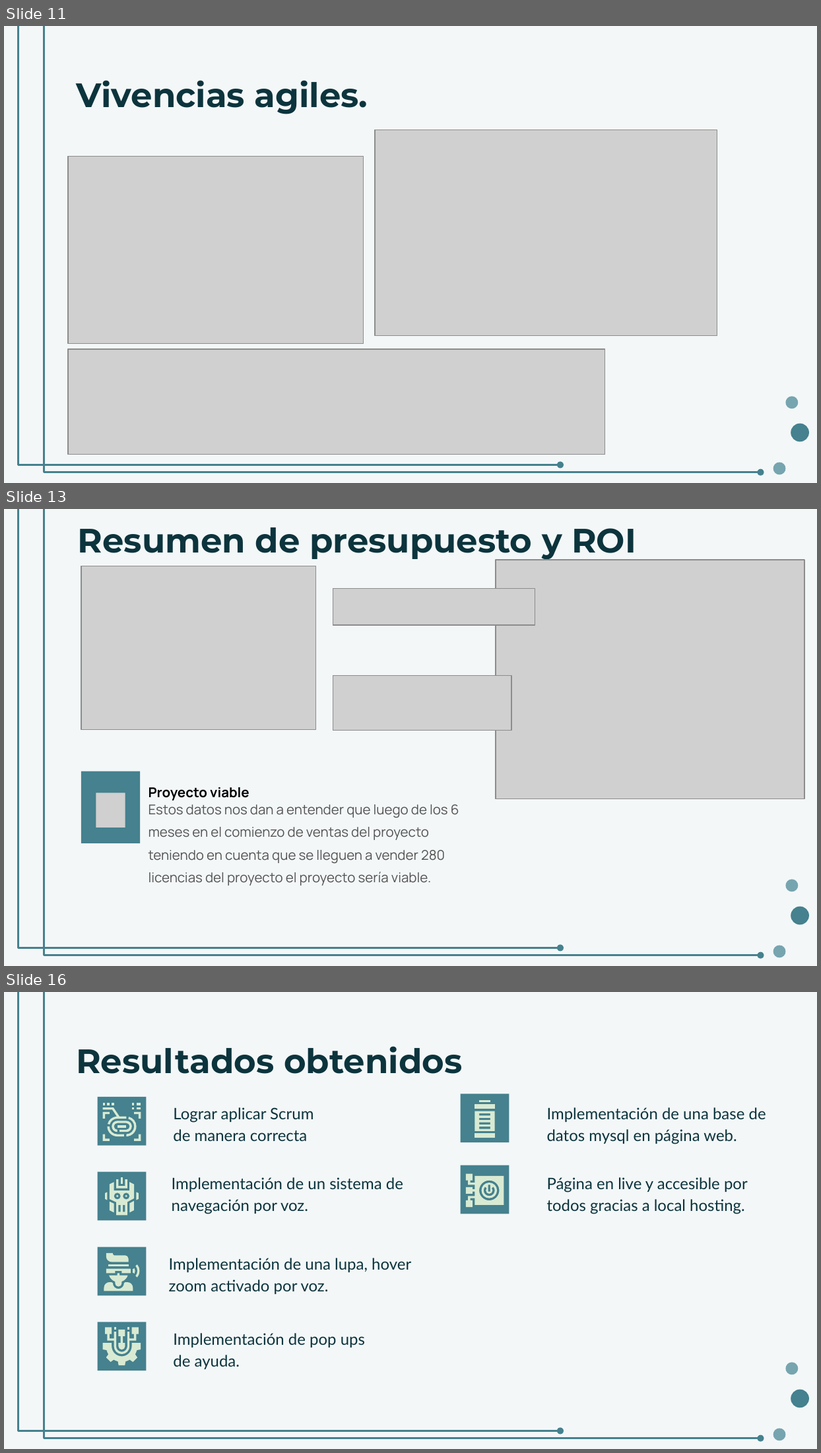
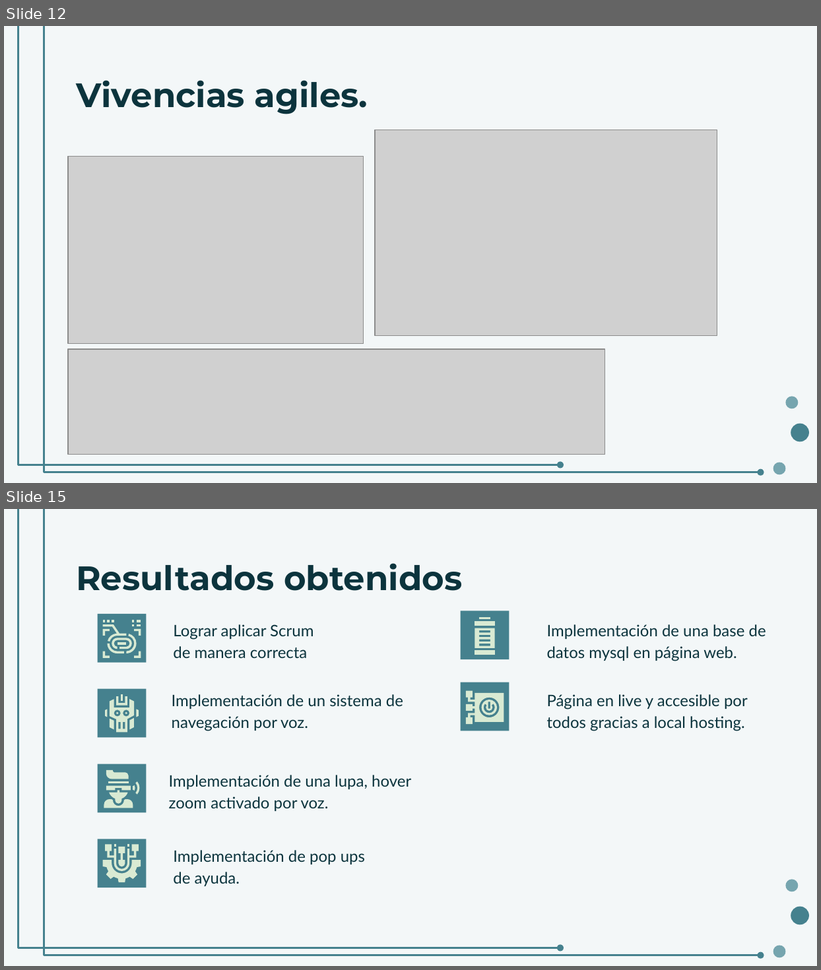
Before and after one commit to FelipeMunhoz18/FelipeMunhoz18-Bravo-Vargas-Munoz-Docs, a slide deck: Evidencias del Proyecto/Capstone ppt.pptx. Shown one above the other, each under a label of ours: slides 11, 13 and 16 before the commit, slides 12 and 15 after it; the slides between them are not shown. The pictures are 821x1453 and 821x970 pixels, drawn with LibreOffice and Linux fonts; fonts in the diff are those of the drawing; grey boxes stand for pictures. Boxes give left, top, right and bottom in pixels: in the first picture for what was removed or moved away, otherwise in the second. Text is boxed around its words. In the diff, an @@ line names an element or a change of style, - is before the commit and + after.

Commit message:
Se subió el ppt y codigo fuente a evidencias del proyecto.

```diff
--- a/Evidencias del Proyecto/Capstone ppt.pptx
+++ b/Evidencias del Proyecto/Capstone ppt.pptx
@@ slide 13 removed at [4,509,817,966], background #F3F7F8; not listed: 5 template elements that a slide beside it also shows @@
@@ title removed at [78,527,636,561] @@
-Resumen de presupuesto y ROI
@@ picture removed at [81,566,316,729] @@
@@ picture removed at [496,560,805,799] @@
@@ picture removed at [333,589,535,625] @@
@@ picture removed at [333,676,512,731] @@
@@ freeform shape removed at [81,785,140,843] @@
@@ rectangle removed at [81,772,140,844] @@
@@ picture removed at [96,793,125,828] @@
@@ text removed at [149,805,459,886] @@
-Estos datos nos dan a entender que luego de los 6 meses en el comienzo de ventas del proyecto teniendo en cuenta que se lleguen a vender 280 licencias del proyecto el proyecto sería viable.
@@ text removed at [149,788,250,801] @@
-Proyecto viable
@@ what was slide 11 is now slide 12 @@
@@ what was slide 16 is now slide 15 @@
```
Also in this commit, not shown: 3 slides changed, 1 slide added, 1 other slide removed.
